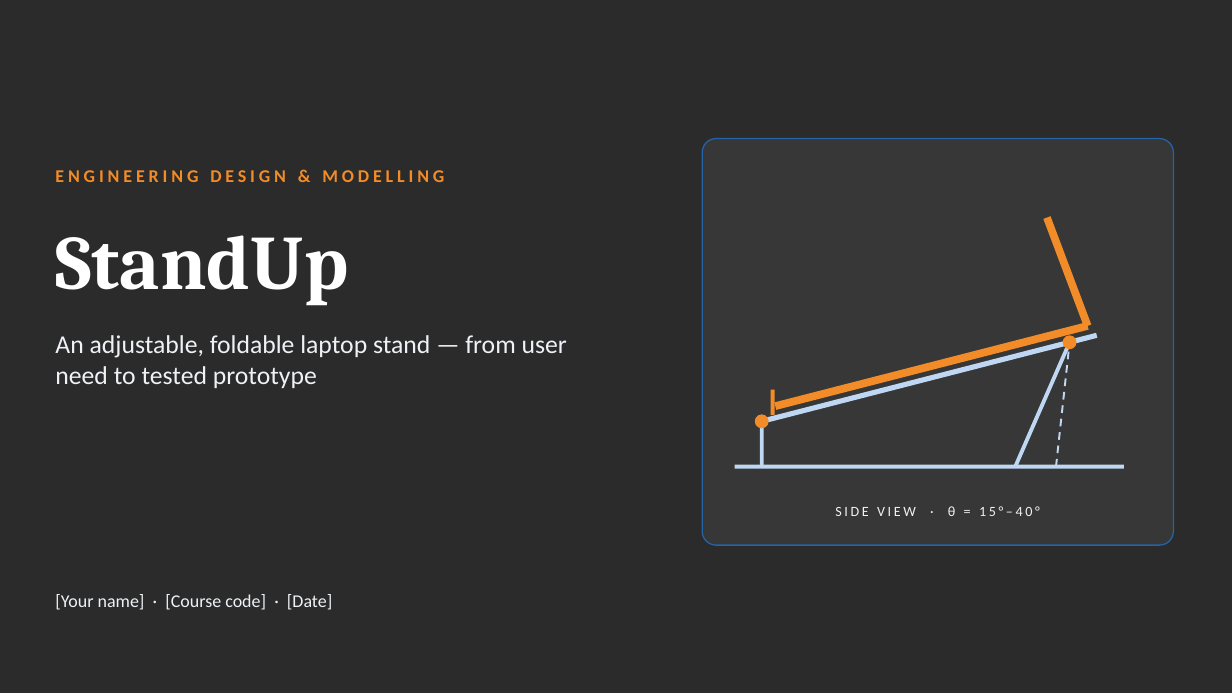
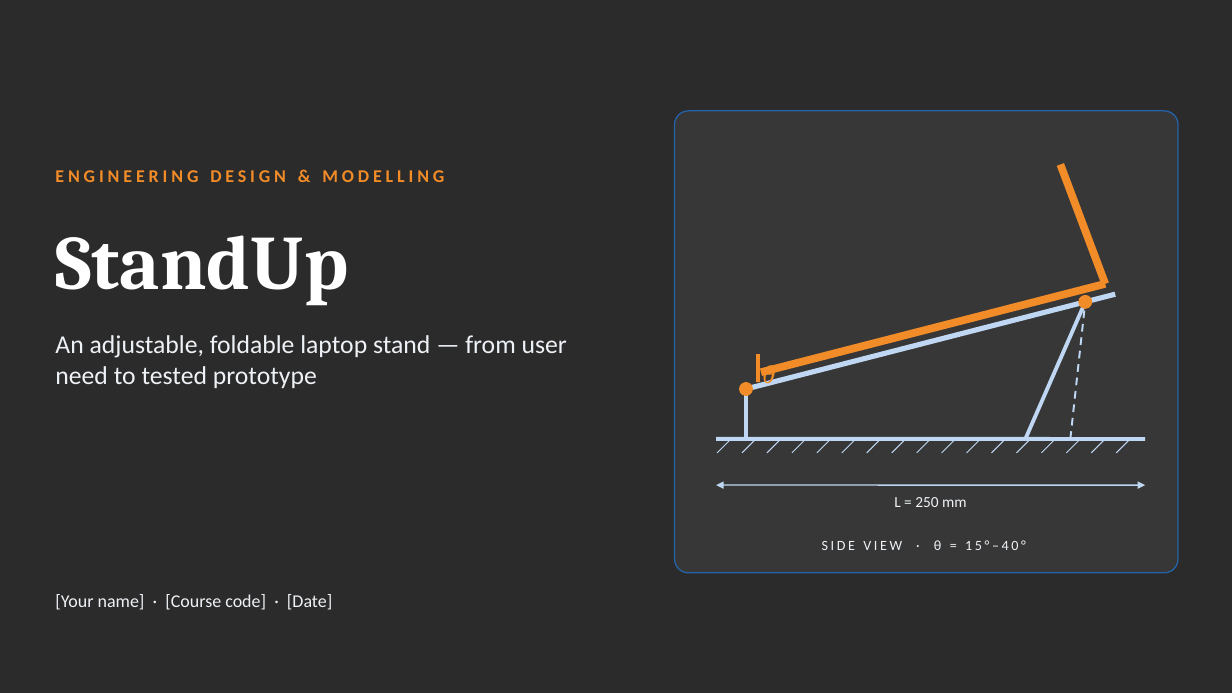
Before and after one commit to shrestha-droid/borepro, a slide deck: slide 1 of EngDesign_Prototype_Showcase.pptx. Drawn at 1232x693 pixels with LibreOffice and Linux fonts; fonts in the diff are those of the drawing; background and template pictures are left out; a plain dark background stands for a picture behind light text. Boxes give left, top, right and bottom in pixels: in the first picture for what was removed or moved away, otherwise in the second. Text is boxed around its words. In the diff, an @@ line names an element or a change of style, - is before the commit and + after.

```diff
--- a/EngDesign_Prototype_Showcase.pptx
+++ b/EngDesign_Prototype_Showcase.pptx
@@ rounded rectangle: place and size @@
-rounded rectangle at (702, 139, 1174, 545)
+rounded rectangle at (675, 111, 1178, 573)
@@ rounded rectangle at (675, 111, 1178, 573): proportions changed @@
@@ line moved from (1047, 217) - (1088, 326) to (1061, 165) - (1105, 284) @@
@@ line moved from (762, 421) - (1097, 335) to (746, 389) - (1116, 294) @@
@@ line moved from (775, 407) - (1088, 326) to (762, 372) - (1105, 284) @@
@@ ellipse: place and size @@
-ellipse at (1064, 335, 1077, 348)
+ellipse at (1080, 296, 1092, 309)
@@ line moved from (1016, 467) - (1070, 342) to (1026, 439) - (1086, 302) @@
@@ line moved from (1056, 467) - (1070, 342) to (1070, 439) - (1086, 302) @@
@@ line moved from (773, 390) - (773, 415) to (758, 354) - (758, 382) @@
@@ ellipse: place and size @@
-ellipse at (755, 415, 768, 428)
+ellipse at (739, 383, 752, 396)
@@ line moved from (762, 421) - (762, 467) to (746, 389) - (746, 439) @@
@@ text added at (762, 362, 775, 389), 18 pt, text #F28C28, italic @@
+θ
@@ line moved from (735, 467) - (1124, 467) to (716, 439) - (1145, 439) @@
@@ line added from (717, 453) to (731, 439), #BFD7F2 0.75 pt @@
@@ line added from (742, 453) to (756, 439), #BFD7F2 0.75 pt @@
@@ line added from (767, 453) to (781, 439), #BFD7F2 0.75 pt @@
@@ line added from (792, 453) to (806, 439), #BFD7F2 0.75 pt @@
@@ line added from (817, 453) to (831, 439), #BFD7F2 0.75 pt @@
@@ line added from (842, 453) to (856, 439), #BFD7F2 0.75 pt @@
@@ line added from (867, 453) to (881, 439), #BFD7F2 0.75 pt @@
@@ line added from (892, 453) to (906, 439), #BFD7F2 0.75 pt @@
@@ line added from (917, 453) to (931, 439), #BFD7F2 0.75 pt @@
@@ line added from (942, 453) to (956, 439), #BFD7F2 0.75 pt @@
@@ line added from (967, 453) to (981, 439), #BFD7F2 0.75 pt @@
@@ line added from (992, 453) to (1006, 439), #BFD7F2 0.75 pt @@
@@ line added from (1017, 453) to (1031, 439), #BFD7F2 0.75 pt @@
@@ line added from (1042, 453) to (1055, 439), #BFD7F2 0.75 pt @@
@@ line added from (1067, 453) to (1080, 439), #BFD7F2 0.75 pt @@
@@ line added from (1092, 453) to (1105, 439), #BFD7F2 0.75 pt @@
@@ line added from (1116, 453) to (1130, 439), #BFD7F2 0.75 pt @@
@@ double arrow added from (716, 485) to (1145, 485), #BFD7F2 1 pt @@
@@ text added at (894, 497, 967, 507), 12 pt, text #EEF2F6 @@
+L = 250 mm
@@ text "SIDE VIEW · θ = ...": place and size @@
-text "SIDE VIEW · θ = ..." at (835, 506, 1040, 516)
+text "SIDE VIEW · θ = ..." at (822, 540, 1026, 550)
```
Also in this commit, not shown: 13 other slides changed.
